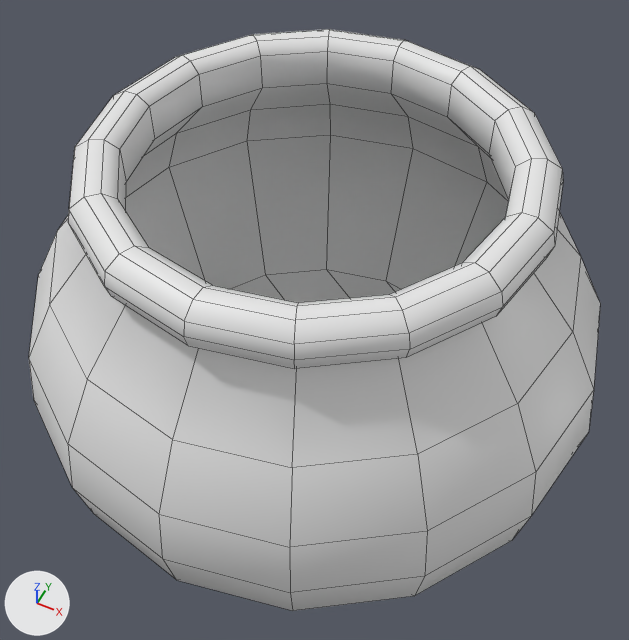
One commit to the FBX model Assets/Art/Environment/Meshes/SM_Cauldron.fbx: the scene before it, then after it.
The view is the same before and after, from a 50 mm lens placed at (2.77, -5.57, 9.06), pointed at (0.01, -0.04, 2.14). Lighting does not change. The marker at lower left points along +X, +Y and +Z. The older version comes first. Mesh edges are drawn as thin lines. Where no turn or scale is listed for an object, it has been applied to the vertices.

Objects in the first picture: 'SM_Cauldron'.
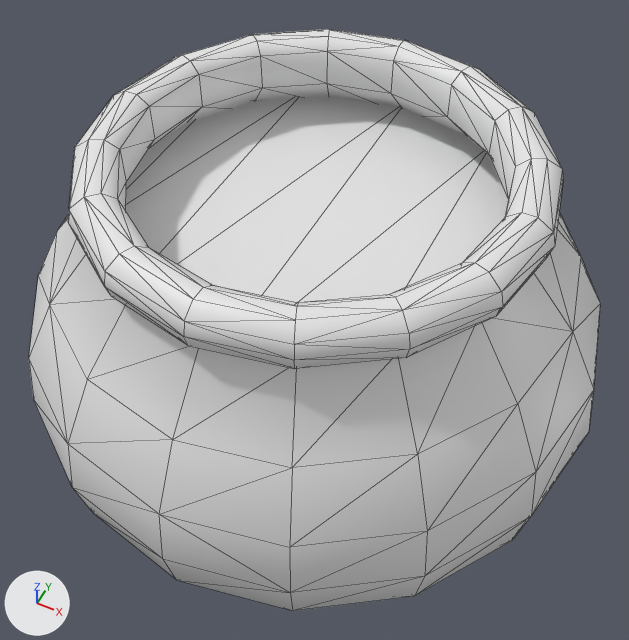
The change, as a list of edits to the scene's bpy script:
```text
Add me_circle_001:
    me_circle_001.from_pydata([(0.0, -2.19, 3.48), (1.1, -1.9, 3.48), (1.9, -1.1, 3.48), (2.19, 0.0, 3.48), (1.9, 1.1, 3.48), (1.1, 1.9, 3.48), (0.0, 2.19, 3.48), (-1.1, 1.9, 3.48), (-1.9, 1.1, 3.48), (-2.19, 0.0, 3.48), (-1.9, -1.1, 3.48), (-1.1, -1.9, 3.48)], [], [(4, 2, 3), (5, 1, 4), (6, 0, 5), (7, 11, 6), (8, 10, 7), (4, 1, 2), (5, 0, 1), (6, 11, 0), (7, 10, 11), (8, 9, 10)])
Add ob_sm_cauldronsurface:
    ob_sm_cauldronsurface = bpy.data.objects.new('SM_CauldronSurface', me_circle_001)
    ob_sm_cauldronsurface.location = (0.0, 0.0, 0.0)
```

Pixel boxes (x1, y1, x2, y2) of what changed, in the pictures (629 x 640 px):
'SM_CauldronSurface', added
    after: (126, 96, 508, 303)
